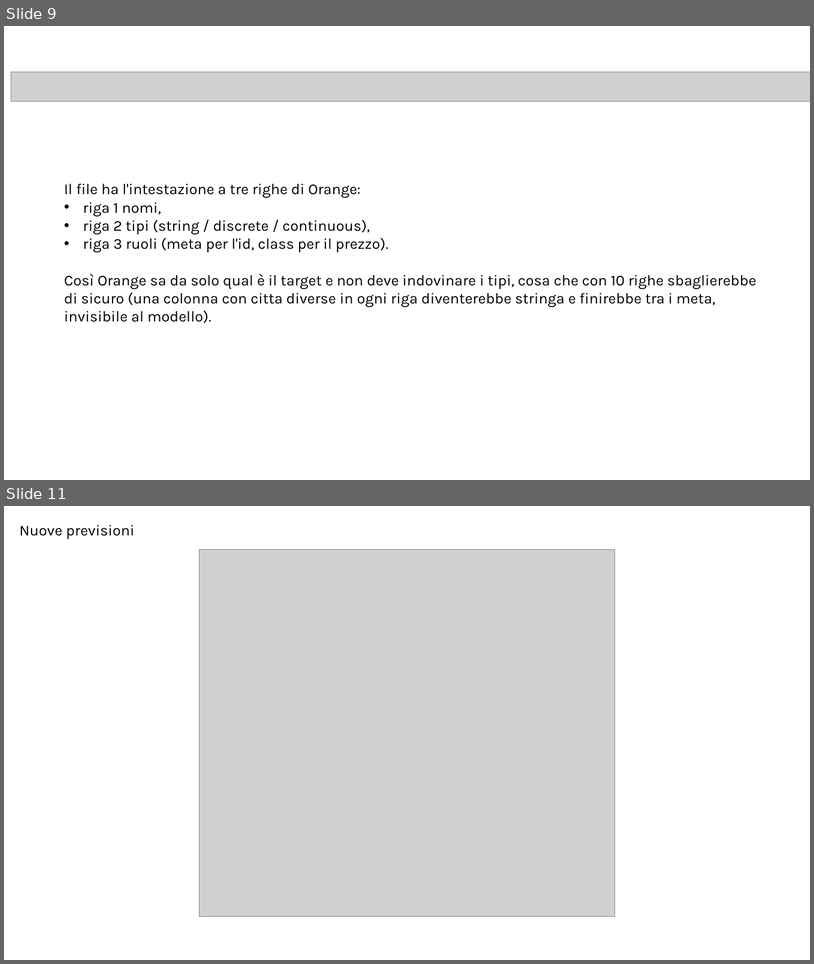
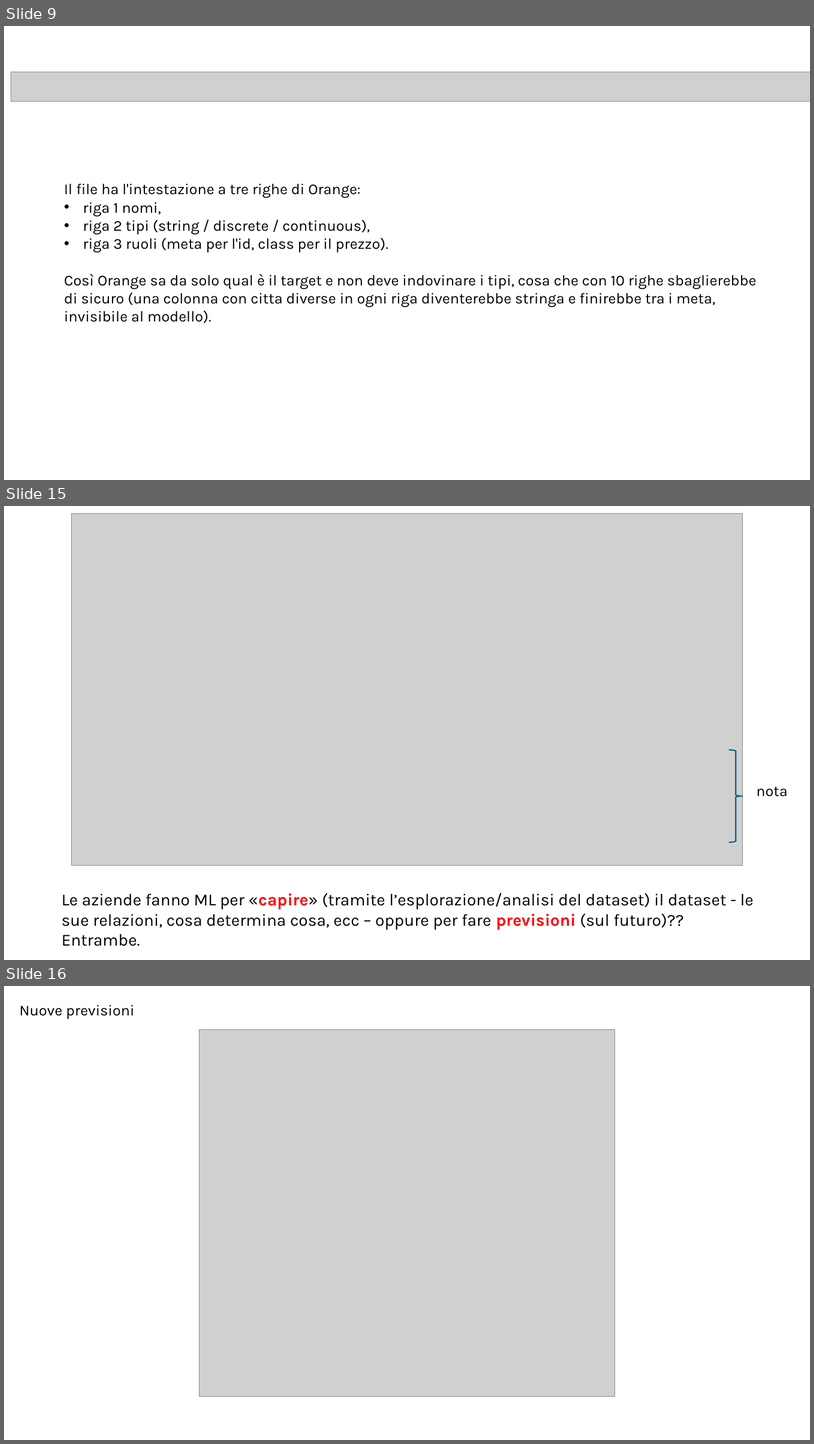
Before and after one commit to antonio-corsi/Corso-ML-Unicredit-settembre-2026, a slide deck: slide.pptx. Shown one above the other, each under a label of ours: slides 9 and 11 before the commit, slides 9, 15 and 16 after it; the slides between them are not shown. The pictures are 814x964 and 814x1444 pixels, drawn with LibreOffice and Linux fonts; fonts in the diff are those of the drawing; grey boxes stand for pictures. Boxes give left, top, right and bottom in pixels: in the first picture for what was removed or moved away, otherwise in the second. Text is boxed around its words. In the diff, an @@ line names an element or a change of style, - is before the commit and + after.

```diff
--- a/slide.pptx
+++ b/slide.pptx
@@ slide 15 added at box(4, 506, 810, 960), background #FFFFFF @@
@@ picture added at box(71, 514, 743, 865) @@
@@ right brace added at box(729, 750, 743, 842), outline #156082 1.5 pt @@
@@ text added at box(756, 786, 788, 796), 18 pt, text #000000 @@
+nota
@@ text added at box(62, 892, 754, 930), 20 pt, text #000000 @@
+Le aziende fanno ML per «capire» (tramite l’esplorazione/analisi del dataset) il dataset - le sue relazioni, cosa determina cosa, ecc – oppure per fare previsioni (sul futuro)?? Entrambe.
@@ what was slide 11 is now slide 16 @@
```
Also in this commit, not shown: 3 slides changed, 11 other slides added, 2 slides removed, 1 other file.
